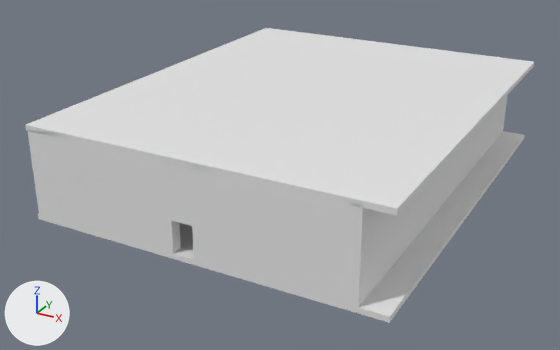
What one commit did to the FBX model THECOOLESTGROCERMODEL.fbx.
Rendered twice from a camera (50 mm lens) standing at (31.2, -62.8, 30.1) and looking at (-1.8, -2.8, 0.1). Arrows for +X, +Y and +Z are at lower left; the lights stay in place. The first picture is the older version. Objects named as collision shapes, trigger or cutter boxes, shadow casters or lower levels of detail are left out.

In view in the first picture: 'Floor', 'Floor2', 'SM_Cube17', 'SM_Cube19', 'SM_Cube20', 'SM_Cube25', 'SM_Cube26'.
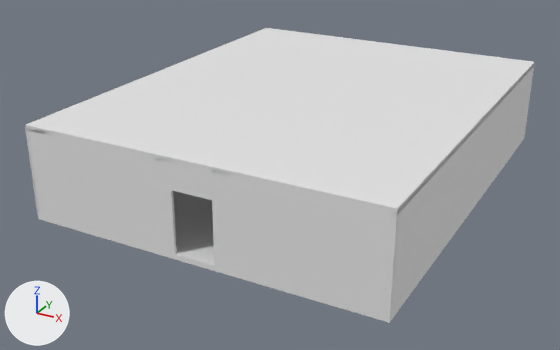
Boxes (x1, y1, x2, y2) around the edits, measured in the pictures (560 x 350 px):
'SM_Cube25', moved, rescaled (17% wider): before (189, 164, 349, 303); after (211, 169, 398, 316)
'SM_Cube17', moved, rescaled: before (345, 96, 507, 307); after (387, 64, 534, 317)
'SM_Cube19', moved, rescaled: before (36, 130, 181, 253); after (26, 127, 177, 254)
'SM_Cube26', moved, rescaled (127% wider, 33% shorter): before (167, 160, 192, 226); after (154, 156, 212, 200)
'SM_Cube20', moved, rescaled: before (27, 127, 48, 217); after (25, 127, 39, 214)
'SM_Cube23', moved (not visible before): after (525, 69, 534, 130)

Edits to the bpy script that builds the scene:
```text
Change ob_sm_cube19:
    ob_sm_cube19.location: (-15.1, -20.0, 0.0) -> (-16.2, -20.0, 0.0)
    ob_sm_cube19.scale: (0.01, 0.133, 0.08) -> (0.0025, 0.145, 0.08)
Change ob_sm_cube23:
    ob_sm_cube23.location: (0.1, 19.0, 0.0) -> (2.0, 19.9, 0.0)
Change ob_sm_cube20:
    ob_sm_cube20.location: (-16.1, 20.0, 0.0) -> (-16.3, 20.0, 0.0)
    ob_sm_cube20.scale: (0.01, 0.4, 0.08) -> (0.0025, 0.4, 0.08)
Change ob_sm_cube17:
    ob_sm_cube17.location: (12.9, 20.0, 0.0) -> (16.0, 20.0, 0.0)
    ob_sm_cube17.scale: (0.01, 0.4, 0.08) -> (0.0025, 0.4, 0.08)
Change ob_sm_cube26:
    ob_sm_cube26.location: (-1.9, -20.0, 2.9) -> (-3.1, -20.0, 5.5)
    ob_sm_cube26.scale: (0.01, 0.02, 0.05) -> (0.0025, 0.06, 0.025)
Change ob_sm_cube25:
    ob_sm_cube25.location: (0.1, -20.0, 0.0) -> (2.0, -20.0, 0.0)
    ob_sm_cube25.scale: (0.01, 0.133, 0.08) -> (0.0025, 0.142, 0.08)
```
